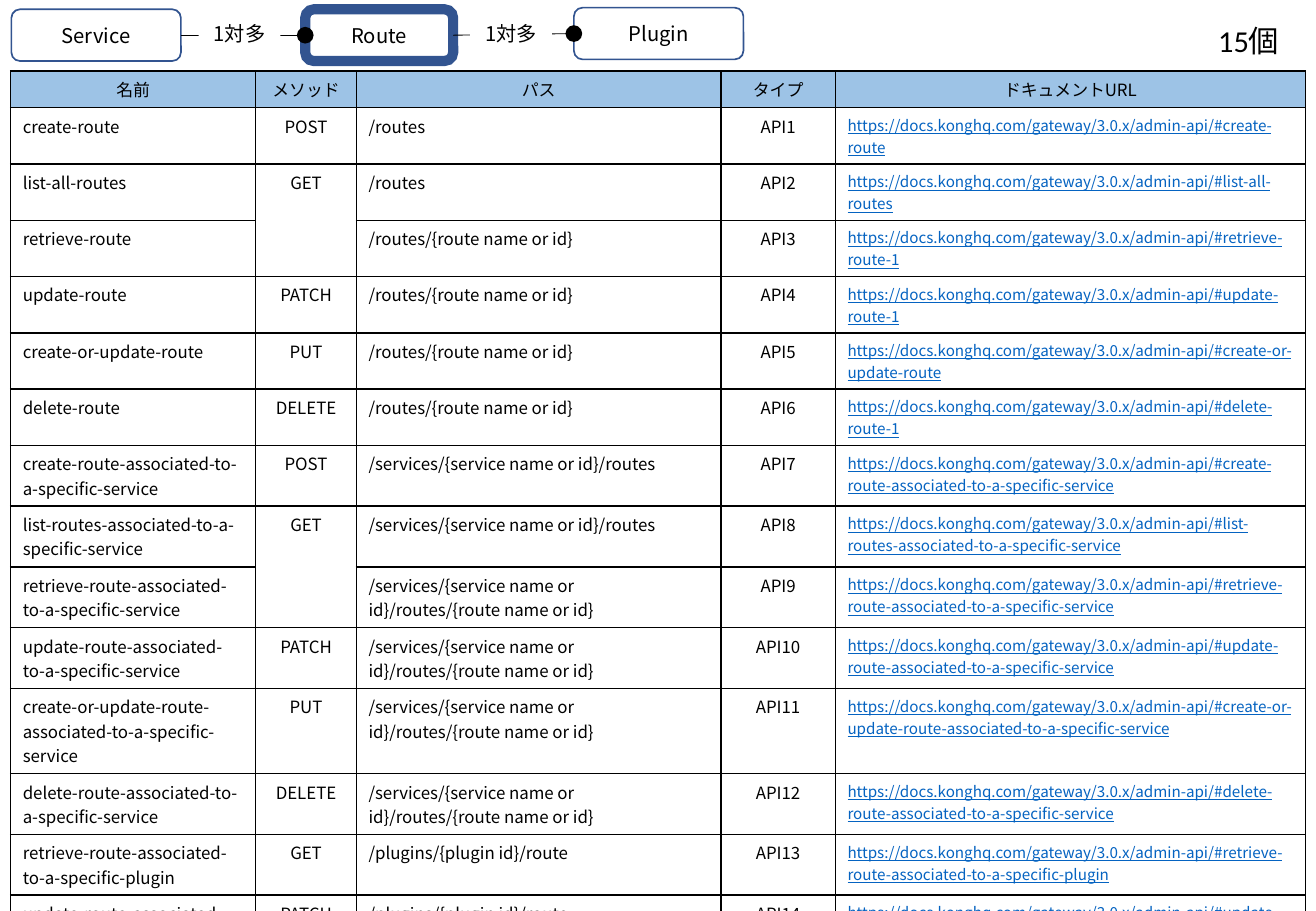
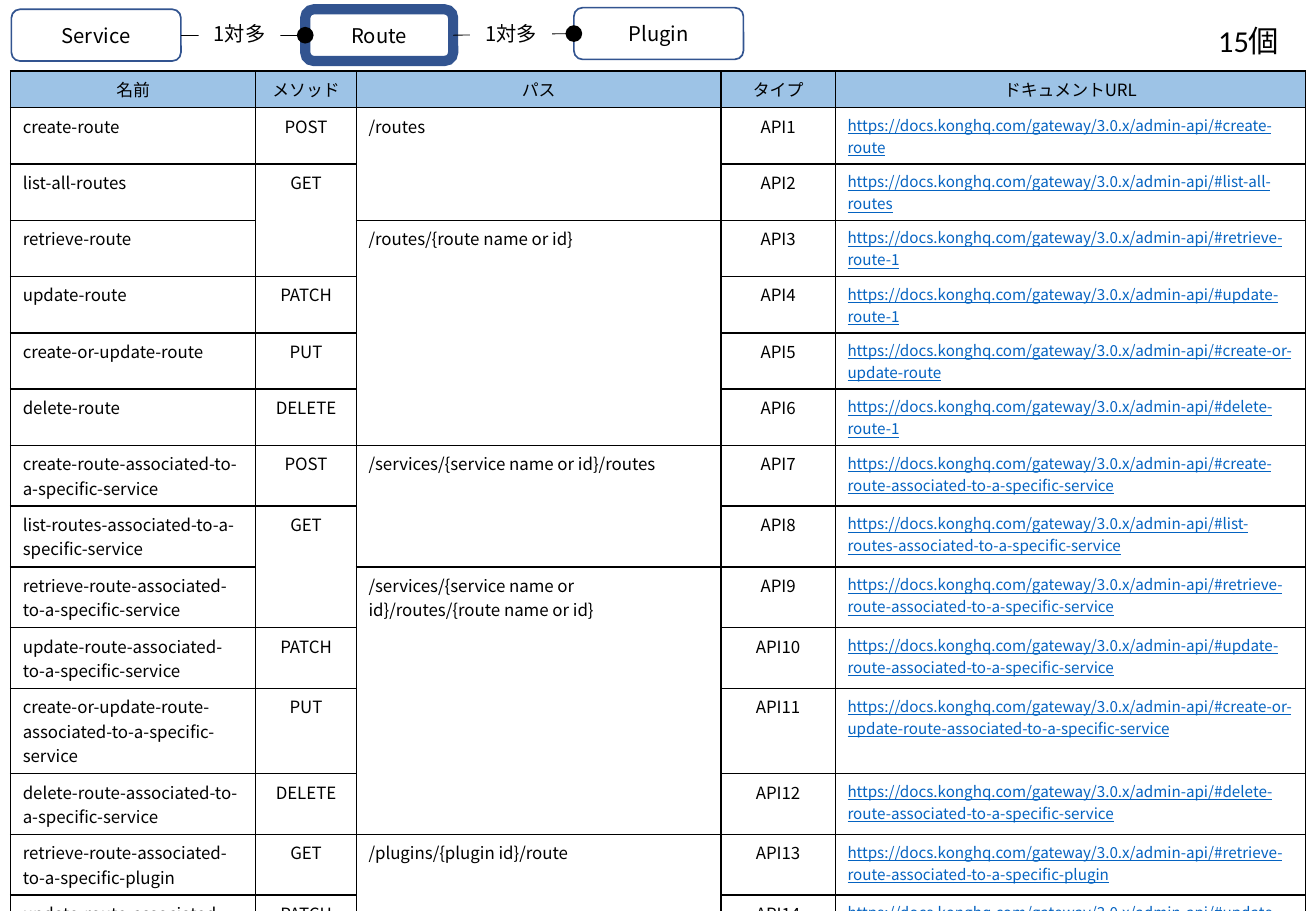
Before and after one commit to david3080/kongadminapi, a slide deck: slide 4 of KongAdminAPI.pptx. Drawn at 1316x911 pixels with LibreOffice and Linux fonts; fonts in the diff are those of the drawing. Boxes give left, top, right and bottom in pixels: in the first picture for what was removed or moved away, otherwise in the second. Text is boxed around its words. In the diff, an @@ line names an element or a change of style, - is before the commit and + after.

```diff
--- a/KongAdminAPI.pptx
+++ b/KongAdminAPI.pptx
@@ table at (11,72,1306,910) @@
-row 3, column 3: /routes
+row 3, column 3: 
-row 5, column 3: /routes/{route name or id}
+row 5, column 3: 
-row 6, column 3: /routes/{route name or id}
+row 6, column 3: 
-row 7, column 3: /routes/{route name or id}
+row 7, column 3: 
-row 9, column 3: /services/{service name or id}/routes
+row 9, column 3: 
-row 11, column 3: /services/{service name or id}/routes/{route name or id}
+row 11, column 3: 
-row 12, column 3: /services/{service name or id}/routes/{route name or id}
+row 12, column 3: 
-row 13, column 3: /services/{service name or id}/routes/{route name or id}
+row 13, column 3: 
-row 15, column 3: /plugins/{plugin id}/route
+row 15, column 3: 
-row 16, column 3: /plugins/{plugin id}/route
+row 16, column 3: 
```
Also in this commit, not shown: 5 other slides changed, 1 other file.
